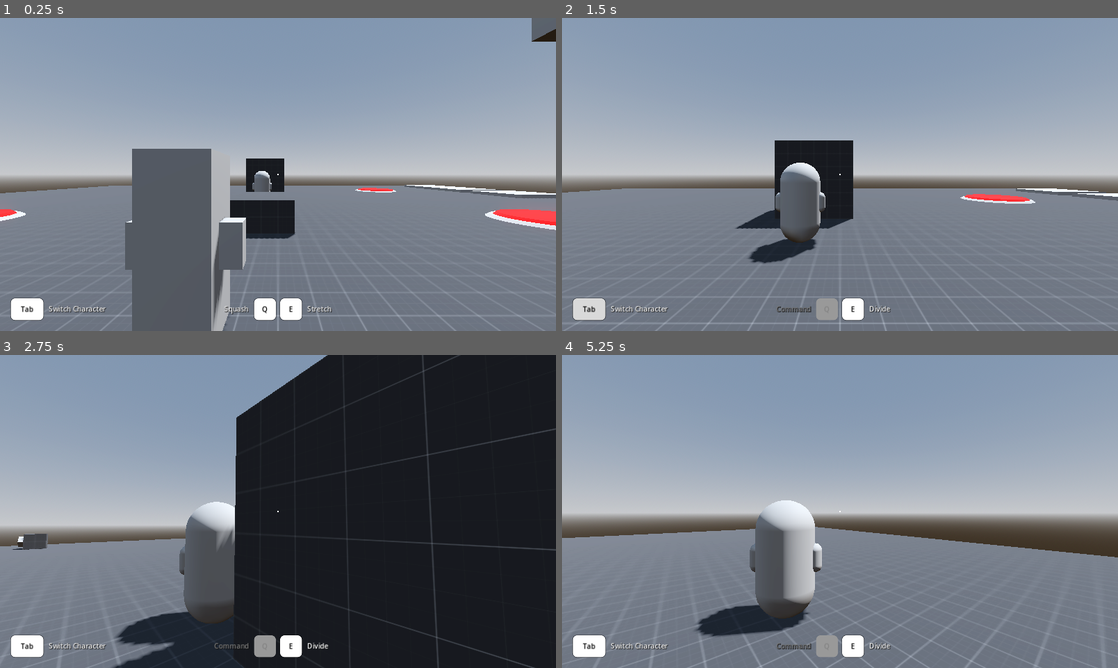
Above: before the commit, frames 1-4 (two rows, left to right).
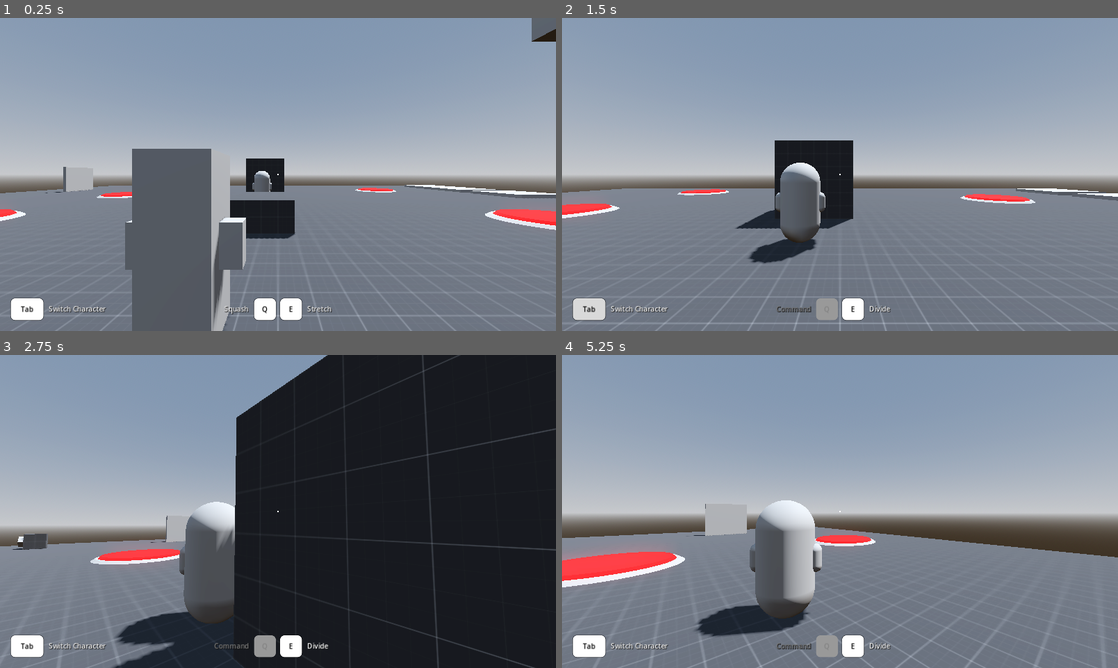
Above: after the commit, the same moments.

Repository: TheNickOfTime/design-challenge-jan
Game: Godot game, scene res://Scenes/test.tscn
The game is run twice, just before and just after one commit, with the same random seed, the same clock (stepped at 60 frames per second) and the same inputs.
Inputs (mouse positions are in pixels of both pictures, inside the frame that each line leads up to):
- Up to frame 1 (0.25 s): no input
- Up to frame 2 (1.5 s): move the mouse to (834, 180) at 0.52 s; hold F (character_command) 0.53-1.28 s; hold W (move_forward) from 0.53 s (still down); click (834, 180) at 0.67 s; move the mouse to (878, 177) at 1.27 s; tap Tab (character_switch) at 1.35 s
- Up to frame 3 (2.75 s): keep holding W (move_forward); move the mouse to (233, 508) at 2.02 s; hold F (character_command) from 2.03 s (still down)
- Up to frame 4 (5.25 s): move the mouse to (845, 511) at 2.77 s; release W (move_forward) at 2.78 s; release F (character_command) at 2.78 s; hold A (move_left) 2.78-3.53 s; tap Tab (character_switch) at 2.85, 4.35 s; click (845, 511) at 2.92 s; move the mouse to (817, 505) at 3.52 s; hold F (character_command) 3.53-4.28 s; hold W (move_forward) from 3.53 s (still down); move the mouse to (867, 511) at 4.27 s; move the mouse to (812, 511) at 5.02 s; hold F (character_command) from 5.03 s (still down); click (812, 511) at 5.17 s

The runs differ from the first frame. In frame 1, 0.3% of the frame differs, in the area x 8-24%, y 47-58%; in frame 2, 0.5%; in frame 3, 0.7%; in frame 4, 2.5%, in the area x 0-57%, y 47-75%.

Commit message:
Making a combiner for triggers

Diff:
--- a/Prefab/Puzzle Pieces/triggerable_door.tscn
+++ b/Prefab/Puzzle Pieces/triggerable_door.tscn
@@ -1,4 +1,4 @@
-[gd_scene load_steps=7 format=3]
+[gd_scene load_steps=7 format=3 uid="uid://015fbmlmx8p1"]
 
 [ext_resource type="Script" path="res://Scripts/Puzzle Pieces/Triggerables/Triggerable_Door.gd" id="1_djhr6"]
 
--- a/Scenes/test.tscn
+++ b/Scenes/test.tscn
@@ -11,10 +11,11 @@
 [ext_resource type="PackedScene" path="res://Prefab/Puzzle Pieces/trigger_button.tscn" id="8_ilwf5"]
 [ext_resource type="PackedScene" uid="uid://m7n8akyxrtna" path="res://Prefab/power_line.tscn" id="9_pkmq6"]
 [ext_resource type="Script" path="res://Scripts/Puzzle Pieces/Relay.gd" id="10_l3p4v"]
-[ext_resource type="PackedScene" path="res://Prefab/Puzzle Pieces/triggerable_door.tscn" id="11_7x5cu"]
+[ext_resource type="PackedScene" uid="uid://015fbmlmx8p1" path="res://Prefab/Puzzle Pieces/triggerable_door.tscn" id="11_7x5cu"]
 [ext_resource type="PackedScene" uid="uid://pdjldor3u1" path="res://Prefab/test_cube.tscn" id="11_q67xt"]
 [ext_resource type="Script" path="res://Scripts/Puzzle Pieces/Triggers/Trigger_Beam.gd" id="13_thcrg"]
 [ext_resource type="Script" path="res://Scripts/Puzzle Pieces/Triggerables/Triggerable_Beam.gd" id="14_2f11p"]
+[ext_resource type="Script" path="res://Scripts/Puzzle Pieces/Combiner.gd" id="15_14xja"]
 
 [sub_resource type="ProceduralSkyMaterial" id="ProceduralSkyMaterial_xc4vq"]
 sky_horizon_color = Color(0.64625, 0.65575, 0.67075, 1)
@@ -122,6 +123,27 @@
 [sub_resource type="ConvexPolygonShape3D" id="ConvexPolygonShape3D_lwhdt"]
 points = PackedVector3Array(0, -0.25, -0.5, -0.5, -0.25, 0, 0, 0.25, 0, 0.5, -0.25, 0, 0, -0.25, 0.5)
 
+[sub_resource type="Curve3D" id="Curve3D_o67m7"]
+_data = {
+"points": PackedVector3Array(0, 0, 0, 0, 0, 0, 0, 0, 0, 0, 0, 0, 0, 0, 0, -1, 0, 0, 0, 0, 0, 0, 0, 0, -1, 0, -4),
+"tilts": PackedFloat32Array(0, 0, 0)
+}
+point_count = 3
+
+[sub_resource type="Curve3D" id="Curve3D_adkji"]
+_data = {
+"points": PackedVector3Array(0, 0, 0, 0, 0, 0, 0, 0, 0, 0, 0, 0, 0, 0, 0, -1, 0, 0, 0, 0, 0, 0, 0, 0, -1, 0, 4, 0, 0, 0, 0, 0, 0, -0.260509, -0.624635, 1.9056),
+"tilts": PackedFloat32Array(0, 0, 0, 0)
+}
+point_count = 4
+
+[sub_resource type="Curve3D" id="Curve3D_lhodo"]
+_data = {
+"points": PackedVector3Array(0, 0, 0, 0, 0, 0, 0, 0, 0, 0, 0, 0, 0, 0, 0, -5, 0, 0),
+"tilts": PackedFloat32Array(0, 0)
+}
+point_count = 2
+
 [node name="Node3D" type="Node3D"]
 
 [node name="WorldEnvironment" type="WorldEnvironment" parent="."]
@@ -255,29 +277,29 @@
 move_distance = 3.0
 
 [node name="Group 4" type="Node3D" parent="."]
-transform = Transform3D(1, 0, 0, 0, 1, 0, 0, 0, 1, -23, 0, 0)
+transform = Transform3D(1, 0, 0, 0, 1, 0, 0, 0, 1, -11.5, 0.5, 15)
 
 [node name="Trigger_Button" parent="Group 4" node_paths=PackedStringArray("triggerable", "power_line") instance=ExtResource("8_ilwf5")]
-transform = Transform3D(1, 0, 0, 0, 1, 0, 0, 0, 1, 11.5, 0.5, 15)
+transform = Transform3D(1, 0, 0, 0, 1, 0, 0, 0, 1, 0, 0, 0)
 triggerable = NodePath("../Triggerable_Door")
 power_line = NodePath("../Power_Line")
 
 [node name="Power_Line" parent="Group 4" instance=ExtResource("9_pkmq6")]
-transform = Transform3D(1, 0, 0, 0, 1, 0, 0, 0, 1, 9, 0.5, 15)
+transform = Transform3D(1, 0, 0, 0, 1, 0, 0, 0, 1, -2.5, 0, 0)
 curve = SubResource("Curve3D_wnr2g")
 
 [node name="Triggerable_Door" parent="Group 4" instance=ExtResource("11_7x5cu")]
-transform = Transform3D(1, 0, 0, 0, 1, 0, 0, 0, 1, 2.5, 0.5, 15)
-
-[node name="Group_5" type="Node3D" parent="."]
+transform = Transform3D(1, 0, 0, 0, 1, 0, 0, 0, 1, -9, 0, 0)
+
+[node name="Group 5" type="Node3D" parent="."]
 transform = Transform3D(1, 0, 0, 0, 1, 0, 0, 0, 1, -11.5, 0.5, 0)
 
-[node name="Trigger_Button" parent="Group_5" node_paths=PackedStringArray("triggerable", "power_line") instance=ExtResource("8_ilwf5")]
+[node name="Trigger_Button" parent="Group 5" node_paths=PackedStringArray("triggerable", "power_line") instance=ExtResource("8_ilwf5")]
 transform = Transform3D(1, 0, 0, 0, 1, 0, 0, 0, 1, 0, 0, 0)
 triggerable = NodePath("../Triggerable_Beam")
 power_line = NodePath("../Power_Line_01")
 
-[node name="Trigger_Beam" type="Area3D" parent="Group_5" node_paths=PackedStringArray("triggerable", "power_line")]
+[node name="Trigger_Beam" type="Area3D" parent="Group 5" node_paths=PackedStringArray("triggerable", "power_line")]
 transform = Transform3D(1, 0, 0, 0, 1, 0, 0, 0, 1, -9.5, 0.5, -4.5)
 collision_layer = 17
 collision_mask = 16
@@ -286,64 +308,112 @@
 power_line = NodePath("../Power_Line_02")
 trigger_method = 1
 
-[node name="CollisionShape3D" type="CollisionShape3D" parent="Group_5/Trigger_Beam"]
+[node name="CollisionShape3D" type="CollisionShape3D" parent="Group 5/Trigger_Beam"]
 transform = Transform3D(0.707107, 0.707107, 0, -0.707107, 0.707107, 0, 0, 0, 1, 0, 0, 0.125)
 shape = SubResource("ConvexPolygonShape3D_lhq8o")
 
-[node name="Mesh" type="StaticBody3D" parent="Group_5/Trigger_Beam"]
+[node name="Mesh" type="StaticBody3D" parent="Group 5/Trigger_Beam"]
 collision_layer = 17
 collision_mask = 16
 
-[node name="MeshInstance3D" type="MeshInstance3D" parent="Group_5/Trigger_Beam/Mesh"]
+[node name="MeshInstance3D" type="MeshInstance3D" parent="Group 5/Trigger_Beam/Mesh"]
 transform = Transform3D(0.707107, 0.707107, 0, -0.707107, 0.707107, 0, 0, 0, 1, 0, 0, 0.125)
 mesh = SubResource("BoxMesh_iop3r")
 
-[node name="CollisionShape3D" type="CollisionShape3D" parent="Group_5/Trigger_Beam/Mesh"]
+[node name="CollisionShape3D" type="CollisionShape3D" parent="Group 5/Trigger_Beam/Mesh"]
 transform = Transform3D(0.707107, 0.707107, 0, -0.707107, 0.707107, 0, 0, 0, 1, 0, 0, 0.125)
 shape = SubResource("ConvexPolygonShape3D_lhq8o")
 
-[node name="Power_Line_01" parent="Group_5" instance=ExtResource("9_pkmq6")]
+[node name="Power_Line_01" parent="Group 5" instance=ExtResource("9_pkmq6")]
 transform = Transform3D(1, 0, 0, 0, 1, 0, 0, 0, 1, -2.5, 0, 0)
 curve = SubResource("Curve3D_8iwyr")
 
-[node name="Power_Line_02" parent="Group_5" instance=ExtResource("9_pkmq6")]
+[node name="Power_Line_02" parent="Group 5" instance=ExtResource("9_pkmq6")]
 transform = Transform3D(1, 0, 0, 0, 1, 0, 0, 0, 1, -8.5033, 0.00169301, -4.99726)
 curve = SubResource("Curve3D_5eudy")
 
-[node name="Triggerable_Beam" type="Node3D" parent="Group_5"]
+[node name="Triggerable_Beam" type="Node3D" parent="Group 5"]
 transform = Transform3D(-1, 0, -8.74228e-08, 0, 1, 0, 8.74228e-08, 0, -1, -9.5, 0.5, 4.5)
 script = ExtResource("14_2f11p")
 
-[node name="Beam" type="Area3D" parent="Group_5/Triggerable_Beam" groups=["Beam"]]
+[node name="Beam" type="Area3D" parent="Group 5/Triggerable_Beam" groups=["Beam"]]
 transform = Transform3D(1, 0, 0, 0, 1, 0, 0, 0, 1, 0, 0, 0.5)
 collision_layer = 16
 collision_mask = 6
 
-[node name="MeshInstance3D" type="MeshInstance3D" parent="Group_5/Triggerable_Beam/Beam"]
+[node name="MeshInstance3D" type="MeshInstance3D" parent="Group 5/Triggerable_Beam/Beam"]
 mesh = SubResource("BoxMesh_v4uyk")
 skeleton = NodePath("../../Beam_Origin")
 
-[node name="CollisionShape3D" type="CollisionShape3D" parent="Group_5/Triggerable_Beam/Beam"]
+[node name="CollisionShape3D" type="CollisionShape3D" parent="Group 5/Triggerable_Beam/Beam"]
 shape = SubResource("BoxShape3D_5wxkn")
 
-[node name="Beam_Origin" type="StaticBody3D" parent="Group_5/Triggerable_Beam"]
+[node name="Beam_Origin" type="StaticBody3D" parent="Group 5/Triggerable_Beam"]
 transform = Transform3D(-1, 0, -8.74228e-08, 0, 1, 0, 8.74228e-08, 0, -1, 0, 0, 0)
 
-[node name="MeshInstance3D" type="MeshInstance3D" parent="Group_5/Triggerable_Beam/Beam_Origin"]
+[node name="MeshInstance3D" type="MeshInstance3D" parent="Group 5/Triggerable_Beam/Beam_Origin"]
 transform = Transform3D(1, 0, 0, 0, -4.37114e-08, 1, 0, -1, -4.37114e-08, 0, 0, -0.25)
 mesh = SubResource("CylinderMesh_h6k7t")
 
-[node name="CollisionShape3D" type="CollisionShape3D" parent="Group_5/Triggerable_Beam/Beam_Origin"]
+[node name="CollisionShape3D" type="CollisionShape3D" parent="Group 5/Triggerable_Beam/Beam_Origin"]
 transform = Transform3D(1, 0, 0, 0, -4.37114e-08, 1, 0, -1, -4.37114e-08, 0, 0, -0.25)
 shape = SubResource("ConvexPolygonShape3D_lwhdt")
 
-[node name="RayCast3D" type="RayCast3D" parent="Group_5/Triggerable_Beam"]
+[node name="RayCast3D" type="RayCast3D" parent="Group 5/Triggerable_Beam"]
 transform = Transform3D(1, 0, 0, 0, 1, 0, 0, 0, 1, 0, 0, 0.5)
 target_position = Vector3(0, 0, 9)
 collision_mask = 22
 
-[node name="Triggerable_Door" parent="Group_5" instance=ExtResource("11_7x5cu")]
+[node name="Triggerable_Door" parent="Group 5" instance=ExtResource("11_7x5cu")]
 transform = Transform3D(1, 0, 0, 0, 1, 0, 0, 0, 1, -11.5, 0, 0)
+
+[node name="Group 6" type="Node3D" parent="."]
+transform = Transform3D(1, 0, 0, 0, 1, 0, 0, 0, 1, -11.5, 0.5, 15)
+
+[node name="Trigger_Button" parent="Group 6" node_paths=PackedStringArray("triggerable", "power_line") instance=ExtResource("8_ilwf5")]
+transform = Transform3D(1, 0, 0, 0, 1, 0, 0, 0, 1, 0, 0, 0)
+triggerable = NodePath("../Triggerable_Door")
+power_line = NodePath("../Power_Line")
+
+[node name="Power_Line" parent="Group 6" instance=ExtResource("9_pkmq6")]
+transform = Transform3D(1, 0, 0, 0, 1, 0, 0, 0, 1, -2.5, 0, 0)
+curve = SubResource("Curve3D_wnr2g")
+
+[node name="Triggerable_Door" parent="Group 6" instance=ExtResource("11_7x5cu")]
+transform = Transform3D(1, 0, 0, 0, 1, 0, 0, 0, 1, -9, 0, 0)
+
+[node name="Group 7" type="Node3D" parent="."]
+transform = Transform3D(1, 0, 0, 0, 1, 0, 0, 0, 1, -11.5, 0.5, -14.5)
+
+[node name="Triggerable_Door" parent="Group 7" instance=ExtResource("11_7x5cu")]
+transform = Transform3D(1, 0, 0, 0, 1, 0, 0, 0, 1, -9, 0, 0)
+
+[node name="Power_Line_01" parent="Group 7" instance=ExtResource("9_pkmq6")]
+transform = Transform3D(1, 0, 0, 0, 1, 0, 0, 0, 1, -2.5, 0, 5)
+curve = SubResource("Curve3D_o67m7")
+
+[node name="Power_Line_02" parent="Group 7" instance=ExtResource("9_pkmq6")]
+transform = Transform3D(1, 0, 0, 0, 1, 0, 0, 0, 1, -2.5, 0, -5)
+curve = SubResource("Curve3D_adkji")
+
+[node name="Power_Line_03" parent="Group 7" instance=ExtResource("9_pkmq6")]
+transform = Transform3D(1, 0, 0, 0, 1, 0, 0, 0, 1, -3.5, 0, 0)
+curve = SubResource("Curve3D_lhodo")
+
+[node name="Combiner" type="Node3D" parent="Group 7" node_paths=PackedStringArray("triggerable", "power_line")]
+script = ExtResource("15_14xja")
+triggerable = NodePath("../Triggerable_Door")
+power_line = NodePath("../Power_Line_03")
+
+[node name="Trigger_Button" parent="Group 7/Combiner" node_paths=PackedStringArray("triggerable", "power_line") instance=ExtResource("8_ilwf5")]
+transform = Transform3D(1, 0, 0, 0, 1, 0, 0, 0, 1, 0, 0, 5)
+triggerable = NodePath("..")
+power_line = NodePath("../../Power_Line_01")
+
+[node name="Trigger_Button2" parent="Group 7/Combiner" node_paths=PackedStringArray("triggerable", "power_line") instance=ExtResource("8_ilwf5")]
+transform = Transform3D(1, 0, 0, 0, 1, 0, 0, 0, 1, 0, 0, -5)
+triggerable = NodePath("..")
+power_line = NodePath("../../Power_Line_02")
 
 [node name="Test_Cube" parent="." instance=ExtResource("11_q67xt")]
 process_mode = 4
--- /dev/null
+++ b/Scripts/Puzzle Pieces/Combiner.gd
@@ -0,0 +1,44 @@
+extends Triggerable
+
+
+signal combiner_activated
+signal combiner_deactivated
+
+@export var triggerable : Triggerable
+@export var power_line : PowerLine
+
+var triggers : Array[Trigger]
+var active_trigger_count : int
+
+
+func _ready():
+	super()
+	for child in get_children():
+		if child is Trigger:
+			triggers.append(child)
+
+	combiner_activated.connect(triggerable._on_trigger_activated)
+	combiner_deactivated.connect(triggerable._on_trigger_deactivated)
+
+
+func trigger_activated():
+	active_trigger_count += 1
+	check_triggers()
+
+
+func trigger_deactivated():
+	active_trigger_count -= 1
+	check_triggers()
+
+
+func check_triggers():
+	if active_trigger_count == triggers.size():
+		if !triggerable.is_activated:
+			combiner_activated.emit()
+			if power_line != null:
+				power_line.update_decal_colors(true, 0.25)
+	else:
+		if triggerable.is_activated:
+			combiner_deactivated.emit()
+			if power_line != null:
+				power_line.update_decal_colors(false, 0.25)
Not shown: 1 places in Prefab/power_line.tscn that only renumber resources
Not shown: 1 places in Scenes/test.tscn that only renumber resources
